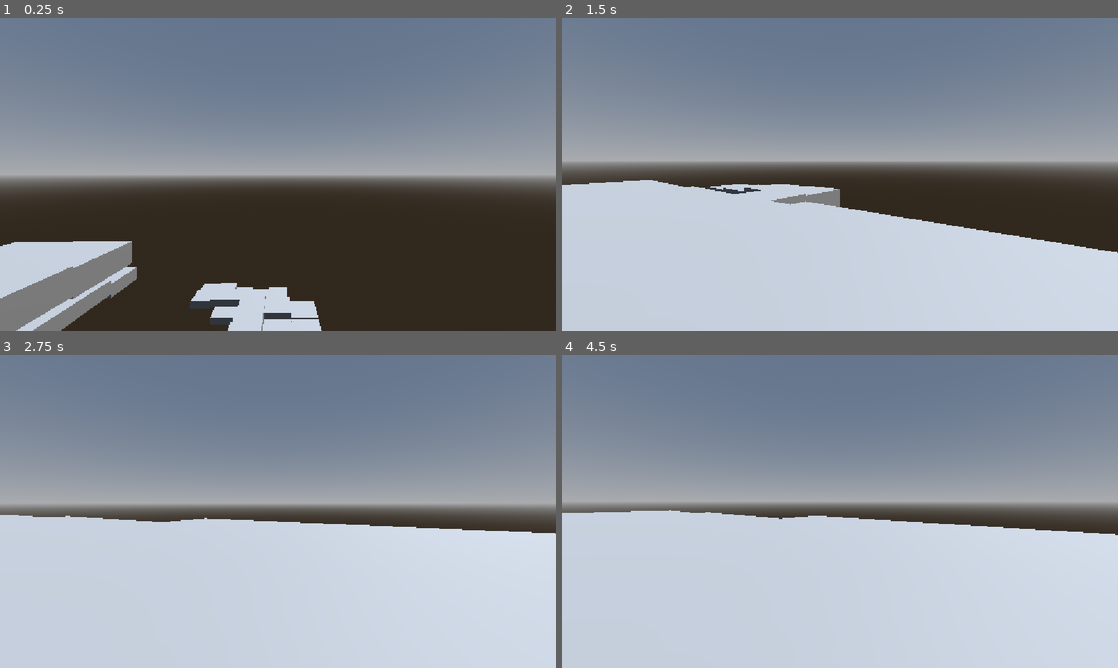
Above: before the commit, frames 1-4 (two rows, left to right).
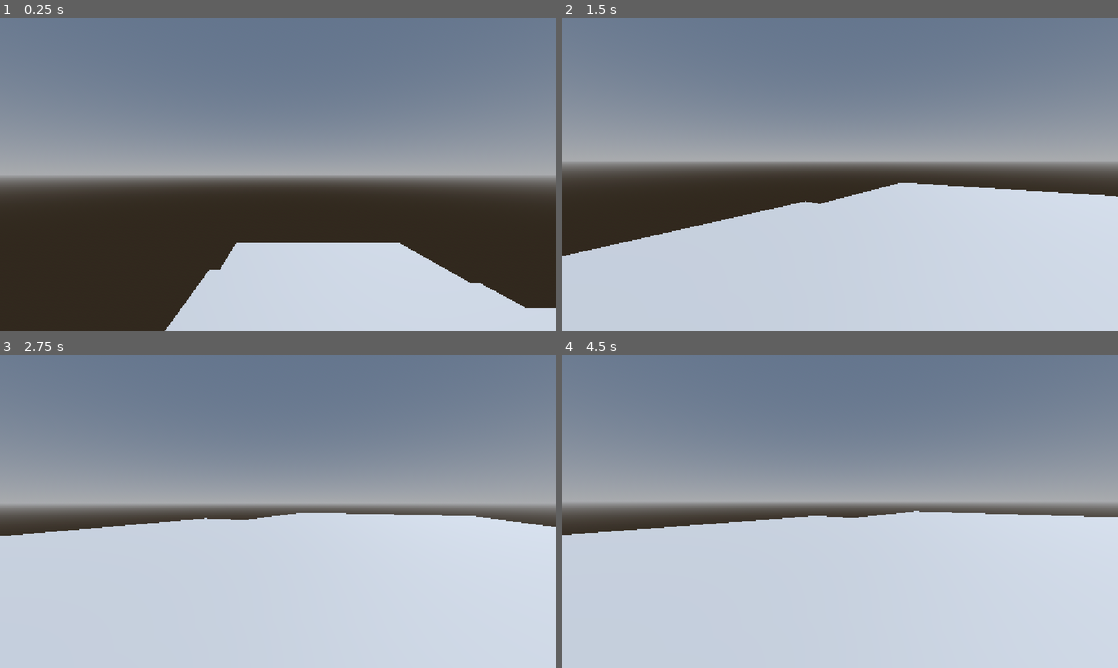
Above: after the commit, the same moments.

Repository: MarioSuper999/Godot_Dih_Mah_Tih
Game: Godot game, scene res://scenes/game.tscn
Same seed, same stepped clock (60 frames per second), same inputs: the game is played once before the commit and once after it.
Inputs (mouse positions are in pixels of both pictures, inside the frame that each line leads up to):
- Up to frame 1 (0.25 s): no input
- Up to frame 2 (1.5 s): tap Enter (ui_accept) at 0.5, 0.77 s; move the mouse to (962, 158) at 0.52 s; hold Right (ui_right) 0.53-1.28 s; click (962, 158) at 0.67 s; move the mouse to (812, 174) at 1.27 s; hold Up (ui_up) from 1.28 s (still down)
- Up to frame 3 (2.75 s): keep holding Up (ui_up); tap Enter (ui_accept) at 1.52, 2 s; move the mouse to (289, 505) at 2.02 s
- Up to frame 4 (4.5 s): keep holding Up (ui_up); tap Enter (ui_accept) at 2.75, 3.02, 3.5, 3.77, 4.25 s; move the mouse to (834, 517) at 2.77 s; click (834, 517) at 2.92 s; move the mouse to (878, 514) at 3.52 s; move the mouse to (795, 508) at 4.27 s

The runs differ from the first frame. In frame 1, 18% of the frame differs, in the area x 0-100%, y 71-100%; in frame 2, 13%; in frame 3, 2.9%; in frame 4, 3.5%.

Commit message:
funktionen afgeteilt
funktionen aufgeteilt -> einfacher zum spater ausbauen

Diff:
--- a/project.godot
+++ b/project.godot
@@ -57,6 +57,11 @@
 "events": [Object(InputEventKey,"resource_local_to_scene":false,"resource_name":"","device":-1,"window_id":0,"alt_press …(191 unchanged characters)…
 ]
 }
+input_restart={
+"deadzone": 0.2,
+"events": [Object(InputEventKey,"resource_local_to_scene":false,"resource_name":"","device":-1,"window_id":0,"alt_pressed":false,"shift_pressed":false,"ctrl_pressed":false,"meta_pressed":false,"pressed":false,"keycode":0,"physical_keycode":82,"key_label":0,"unicode":114,"location":0,"echo":false,"script":null)
+]
+}
 
 [physics]
 
--- a/scripts/procedural-generation.gd
+++ b/scripts/procedural-generation.gd
@@ -6,10 +6,12 @@
 var spawned_boxes: Array = []
 
 func _ready() -> void:
-	var pos = Vector3(0, 0, 0)
-	var pos_new = Vector3(0,0,0)
-	var invalid = true
-	for i in range(randf_range(50,75)):
+	var pos = Vector3(0,0,0)
+	genPath(pos)
+
+
+func genPath(pos):
+	for i in range(randf_range(100,150)):
 		var new_box = box.instantiate()
 		add_child.call_deferred(new_box)
 
@@ -19,32 +21,34 @@
 		collision_node.shape = collision_node.shape.duplicate()
 		collision_node.shape.size = Vector3(20.0,7.5,20.0)
 		new_box.position += pos
+		pos = get_new_pos(pos)
 
-		if randi()%2 == 0:
-			while invalid:
-				pos_new = pos + Vector3(20 *(randi_range(0,1)*2-1),randf_range(-5,1),0)
-				for boxes in spawned_boxes:
-					if pos_new.x == boxes.position.x and pos_new.z == boxes.position.z and abs(pos_new.y - boxes.position.y) < 10:
-						invalid = true
-						break
-					else:
-						invalid = false
 
-		else:
-			while invalid:
-				pos_new = pos + Vector3(0,randf_range(-5,1),20 *(randi_range(0,1)*2-1),)
-				for boxes in spawned_boxes:
-					if pos_new.x == boxes.position.x and pos_new.z == boxes.position.z and abs(pos_new.y - boxes.position.y) < 10:
-						invalid = true
-						break
-					else:
-						invalid = false
-		pos = pos_new
-		invalid = true
-		print(spawned_boxes[i].position)
+func get_new_pos(pos):
+	var pos_new = Vector3(0,0,0)
+	var invalid = true
+	if randi()%2 == 0:
+		while invalid:
+			pos_new = pos + Vector3(20 *(randi_range(0,1)*2-1),randf_range(-5,1),0)
+			for boxes in spawned_boxes:
+				if pos_new.x == boxes.position.x and pos_new.z == boxes.position.z and abs(pos_new.y - boxes.position.y) < 10:
+					invalid = true
+					break
+				else:
+					invalid = false
+
+	else:
+		while invalid:
+			pos_new = pos + Vector3(0,randf_range(-5,1),20 *(randi_range(0,1)*2-1),)
+			for boxes in spawned_boxes:
+				if pos_new.x == boxes.position.x and pos_new.z == boxes.position.z and abs(pos_new.y - boxes.position.y) < 10:
+					invalid = true
+					break
+				else:
+					invalid = false
+	return pos_new
+
 
 
 func _process(delta: float) -> void:
 	pass
-
-#pos_new = pos + Vector3(0,randf_range(-5,1),20 *(randi_range(0,1)*2-1),)
